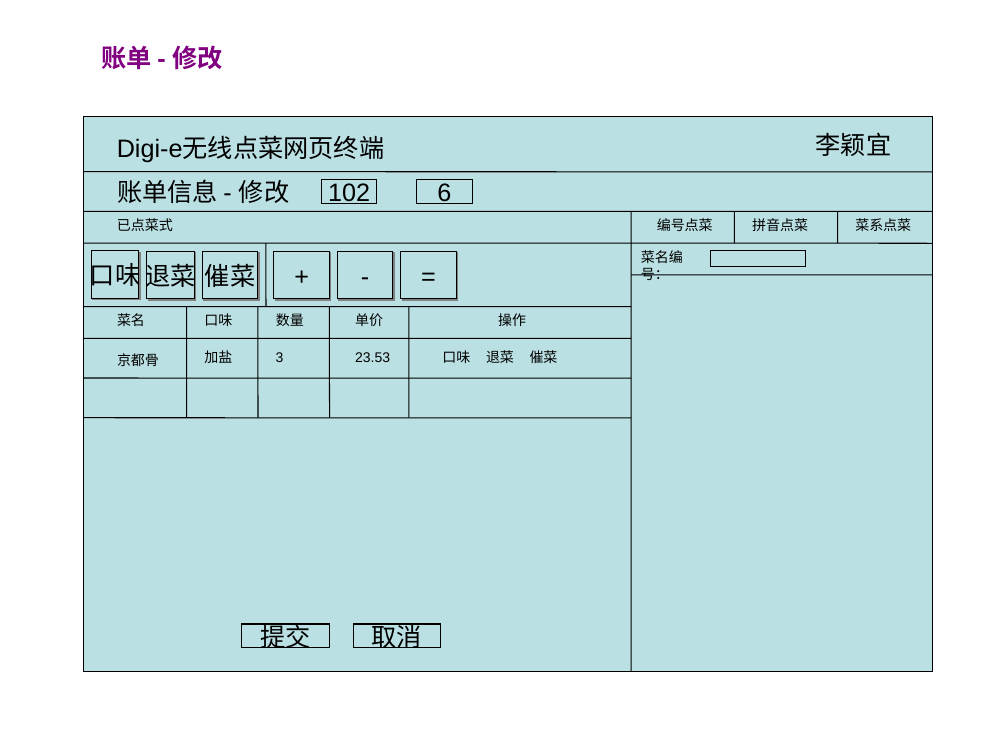
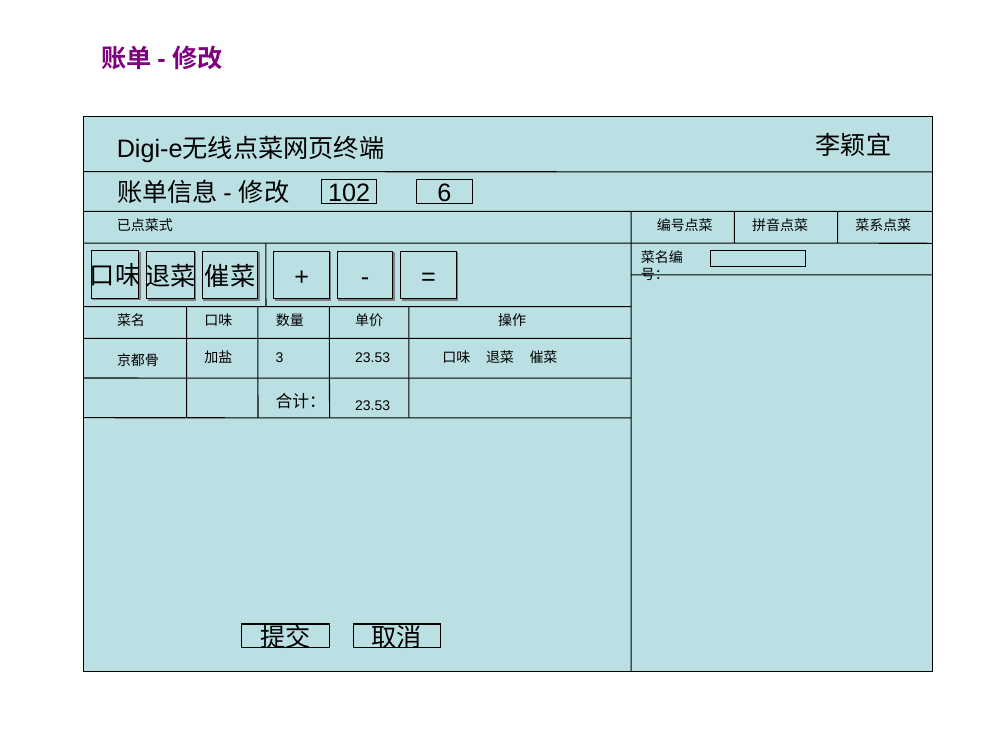
Before and after one commit to runt18/wireless-order-solution, a slide deck: slide 16 of doc/Digi-e网页终端需求.ppt. Drawn at 1008x756 pixels with LibreOffice and Linux fonts; fonts in the diff are those of the drawing. Boxes give left, top, right and bottom in pixels: in the first picture for what was removed or moved away, otherwise in the second. Text is boxed around its words. In the diff, an @@ line names an element or a change of style, - is before the commit and + after.

```diff
--- a/doc/Digi-e网页终端需求.ppt
+++ b/doc/Digi-e网页终端需求.ppt
@@ text added at box(276, 393, 326, 409), 12 pt, text #000000 @@
+合计：
@@ text added at box(355, 400, 390, 410), 10 pt, text #000000 @@
+23.53
```
Also in this commit, not shown: 1 other file.
